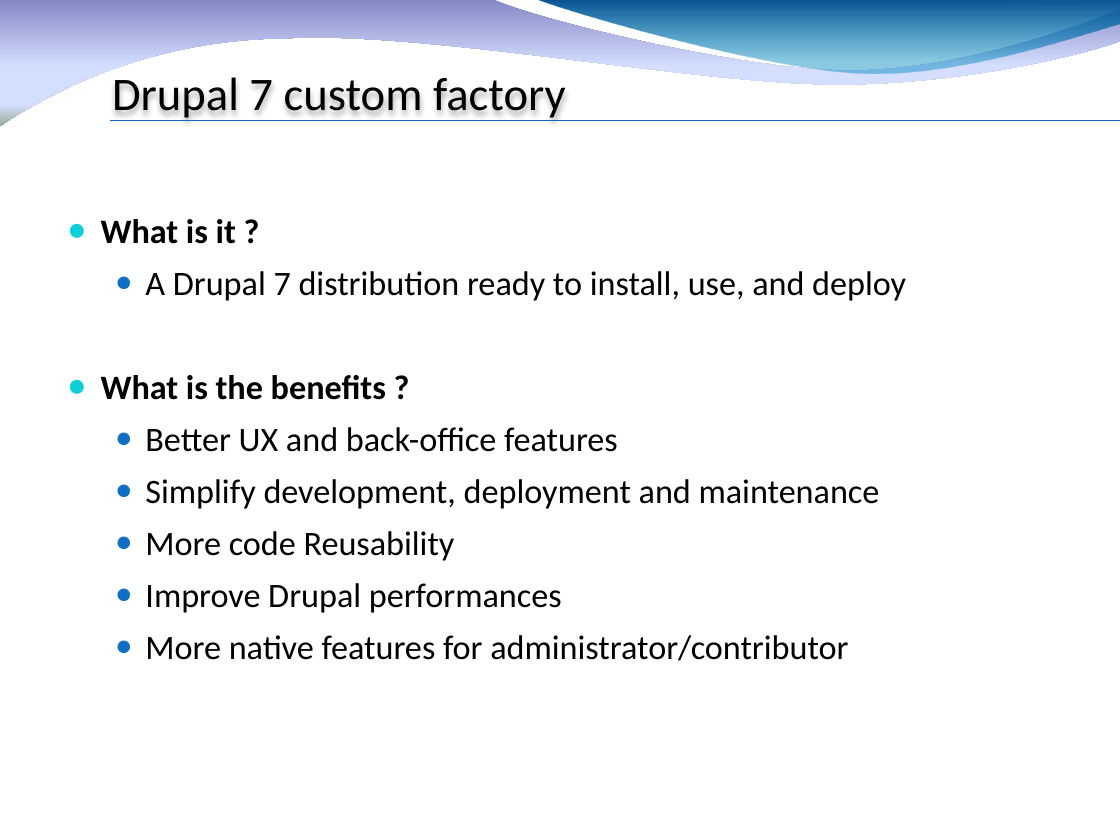
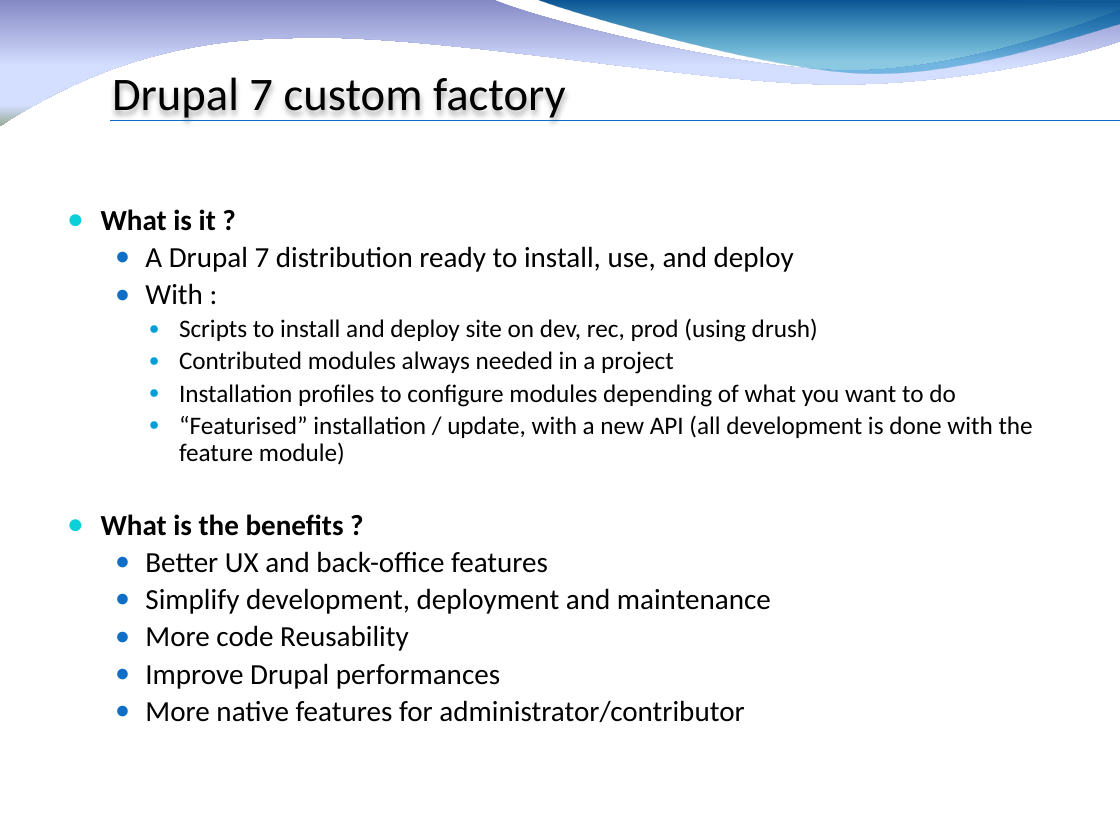
Before and after one commit to fauconv/ctm_drupal7, a slide deck: slide 2 of docs/Drupal 7 CTM factory.pptx. Drawn at 1120x840 pixels with LibreOffice and Linux fonts; fonts in the diff are those of the drawing; background and template pictures are left out. Boxes give left, top, right and bottom in pixels: in the first picture for what was removed or moved away, otherwise in the second. Text is boxed around its words. In the diff, an @@ line names an element or a change of style, - is before the commit and + after.

```diff
--- a/docs/Drupal 7 CTM factory.pptx
+++ b/docs/Drupal 7 CTM factory.pptx
@@ text at [101, 209, 794, 723]: size 22 to 18.7 pt in "What is it ?", "A Drupal 7 distribution ready to install, ...", "What is the benefits ?", "Better UX and back-office features" and 4 more places; line spacing 1.1 to 0.9 @@
@@ text at [145, 283, 1033, 465]: paragraphs added @@
+  ● With :
+    ● Scripts to install and deploy site on dev, rec, prod (using drush)
+    ● Contributed modules always needed in a project
+    ● Installation profiles to configure modules depending of what you want to do
+    ● “Featurised” installation / update, with a new API (all development is done with the feature module)
```
Also in this commit, not shown: 1 slide added, 14 other files.
